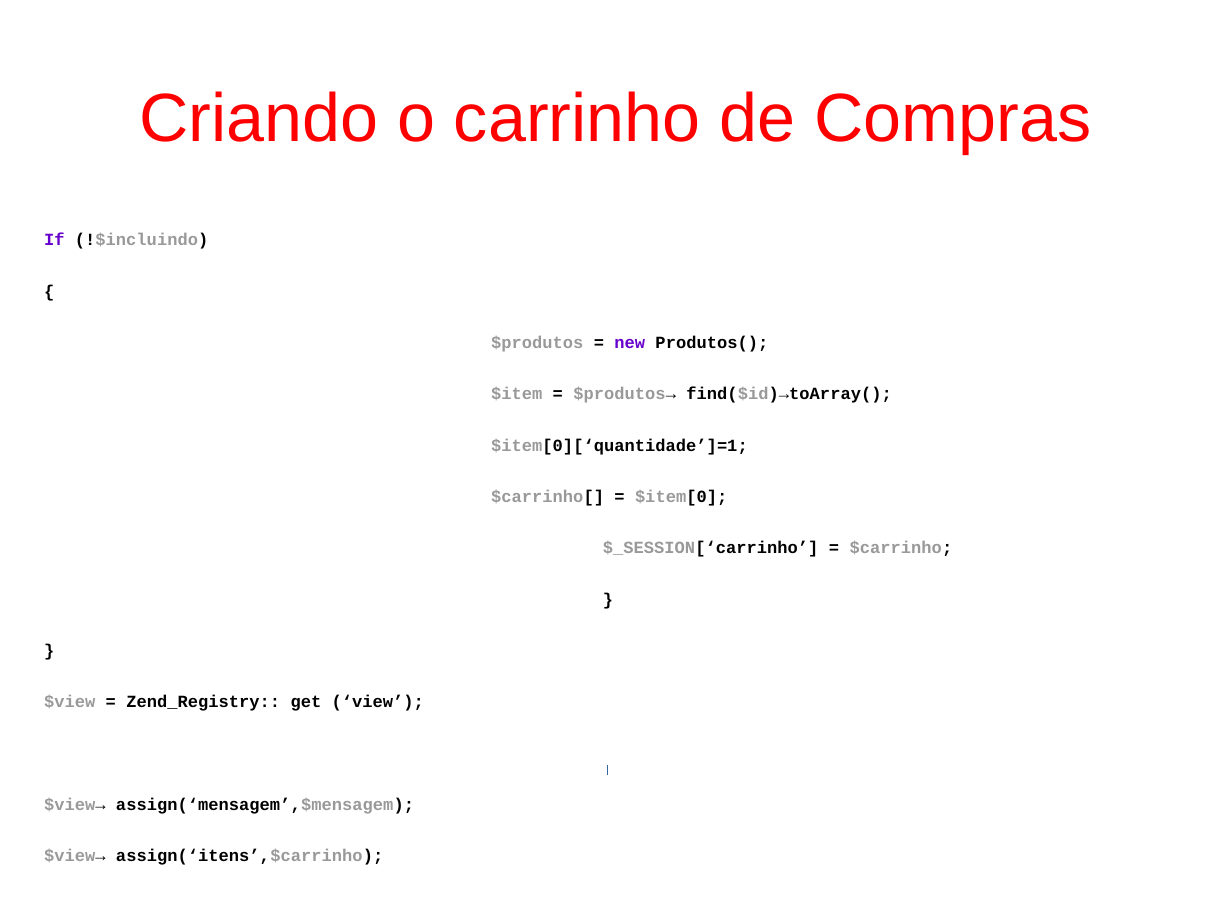
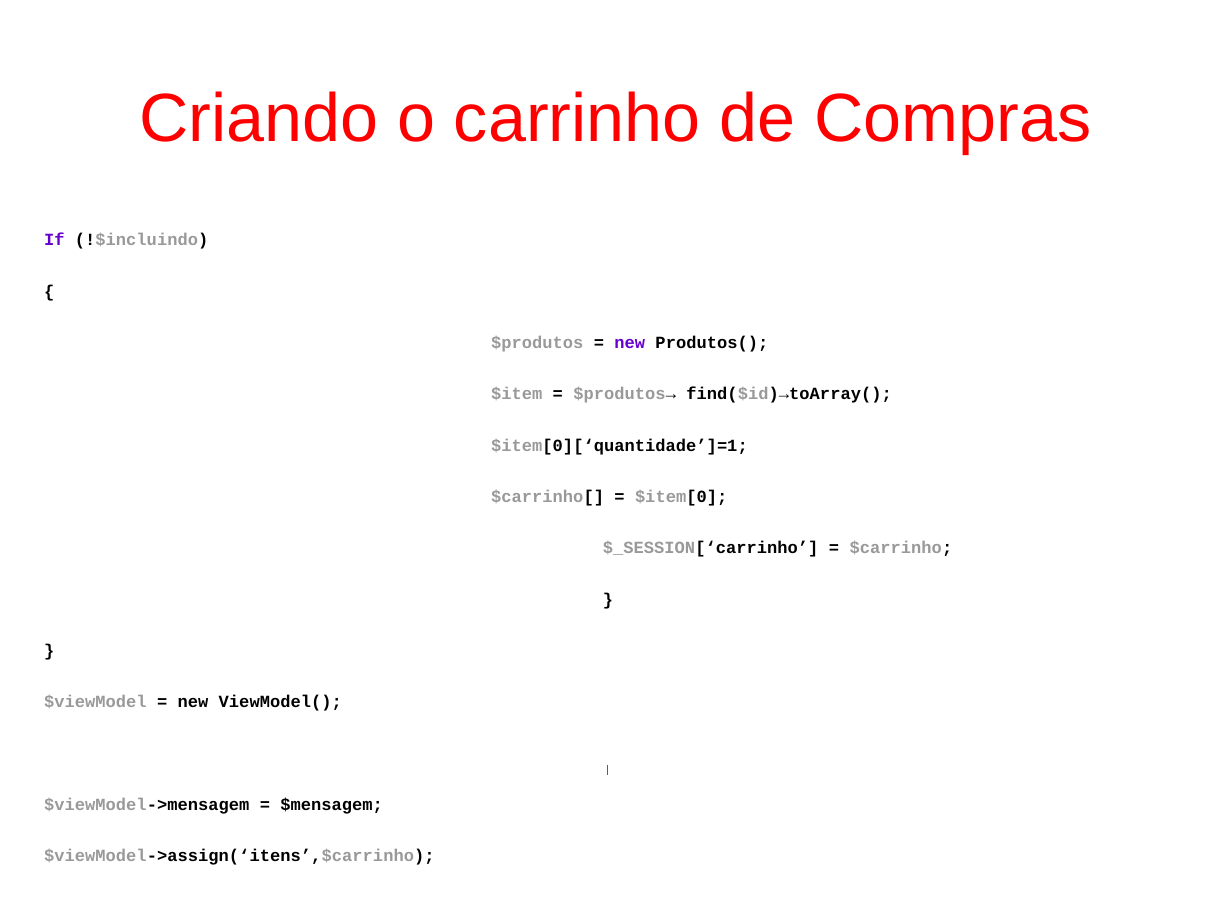
Before and after one commit to fgsl/lojasacme, a slide deck: slide 80 of docs/tutorial.odp. Drawn at 1232x924 pixels with LibreOffice and Linux fonts; fonts in the diff are those of the drawing. Boxes give left, top, right and bottom in pixels: in the first picture for what was removed or moved away, otherwise in the second. Text is boxed around its words. In the diff, an @@ line names an element or a change of style, - is before the commit and + after.

```diff
--- a/docs/tutorial.odp
+++ b/docs/tutorial.odp
@@ text at (x1=44, y1=694, x2=435, y2=865): text changed @@
-$view = Zend_Registry:: get (‘view’);
-$view→ assign(‘mensagem’,$mensagem);
-$view→ assign(‘itens’,$carrinho);
+$viewModel = new ViewModel();
+$viewModel->mensagem = $mensagem;
+$viewModel->assign(‘itens’,$carrinho);
```
Also in this commit, not shown: 7 other slides changed, 1 other file.
